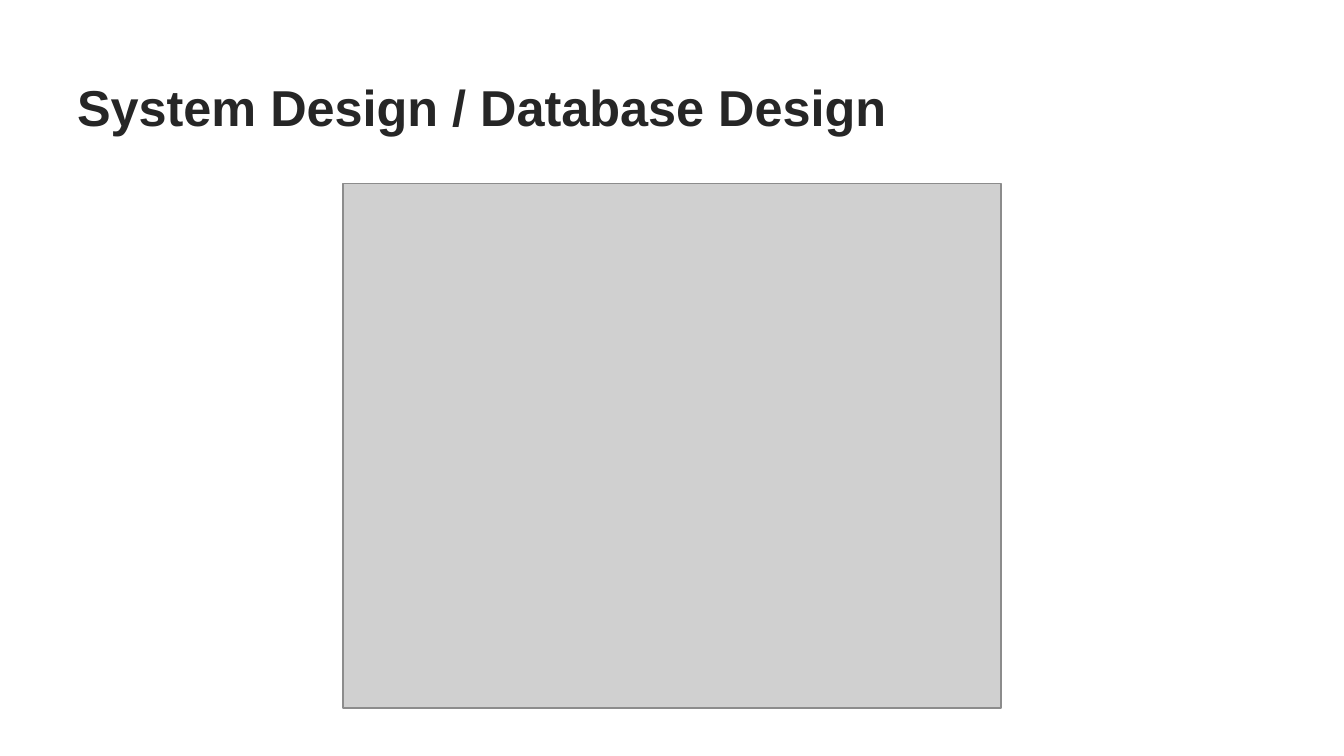
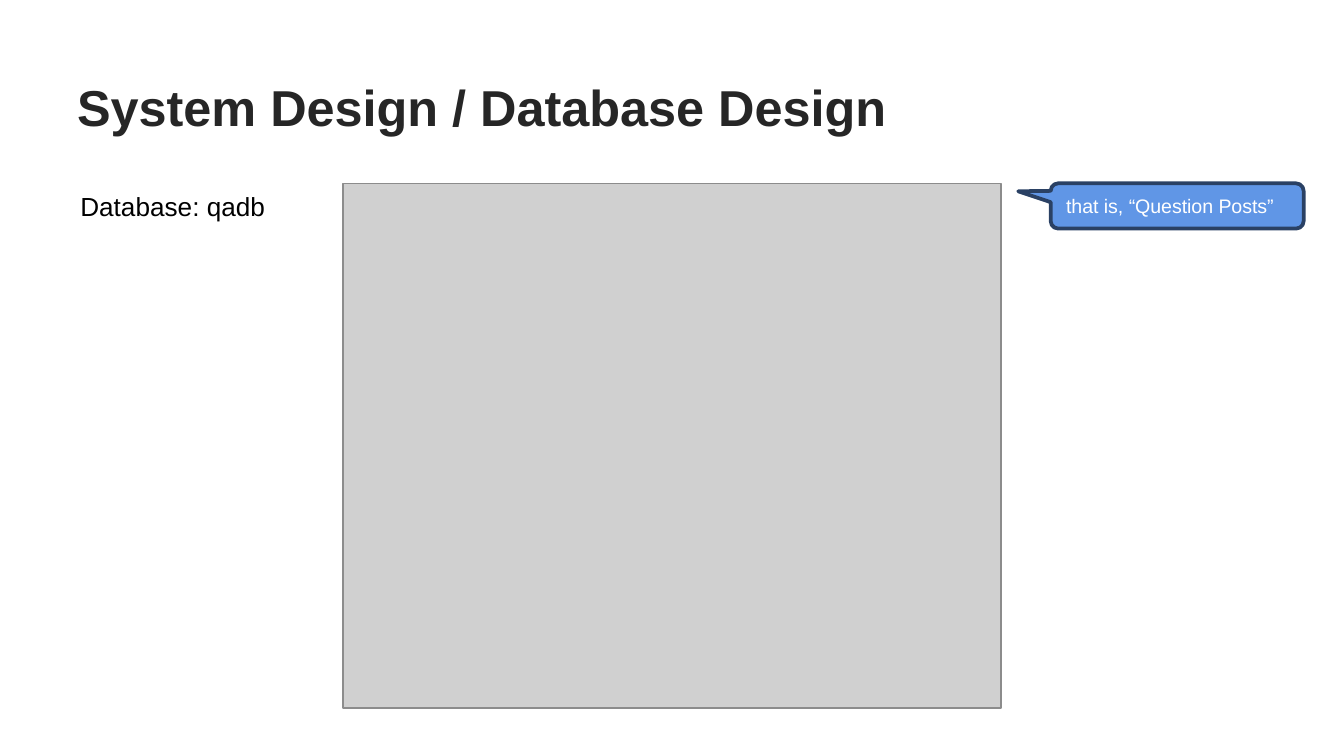
Before and after one commit to YanzhenHuang/CISC3003-Final-Project, a slide deck: slide 9 of My Project Archive/CISC3003-Project-Presentation (Final).pptx (slide 7 before the commit). Drawn at 1344x756 pixels with LibreOffice and Linux fonts; fonts in the diff are those of the drawing; grey boxes stand for pictures; background and template pictures are left out. Boxes give left, top, right and bottom in pixels: in the first picture for what was removed or moved away, otherwise in the second. Text is boxed around its words. In the diff, an @@ line names an element or a change of style, - is before the commit and + after.

```diff
--- a/My Project Archive/CISC3003-Project-Presentation (Final).pptx
+++ b/My Project Archive/CISC3003-Project-Presentation (Final).pptx
@@ text added at <box>80,197,265,221</box>, 14 pt, text #000000 @@
+Database: qadb
@@ rounded speech box added at <box>1051,183,1304,228</box>, fill #6096E6, outline #2A4265 2 pt, 10.5 pt, text #FFFFFF @@
+that is, “Question Posts”
```
Also in this commit, not shown: 8 other slides changed, 5 slides added, 1 other file.
